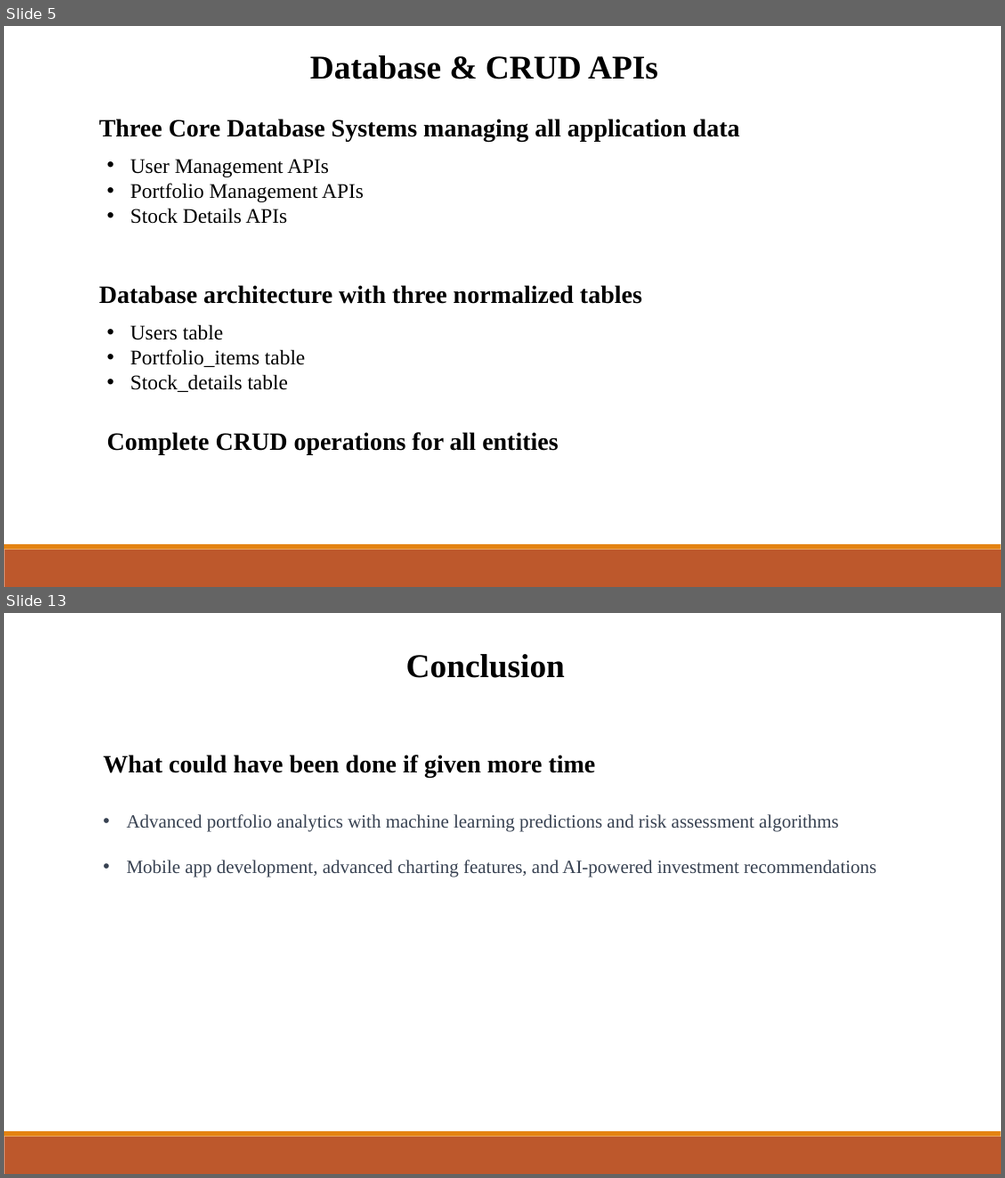
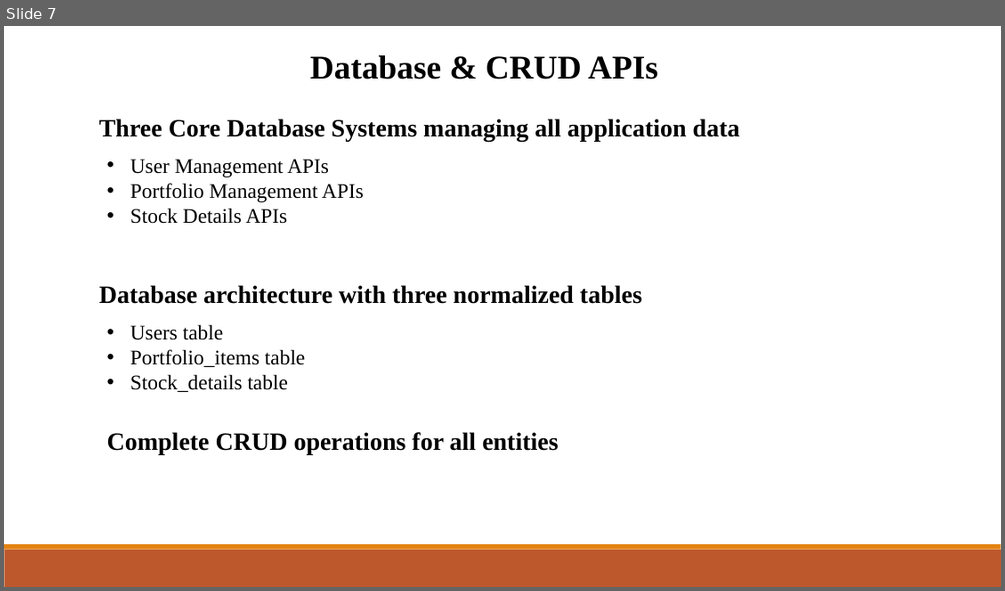
Before and after one commit to mimanchiou/seven, a slide deck: Final_ppt.pptx. Shown one above the other, each under a label of ours: slides 5 and 13 before the commit, slide 7 after it; the slides between them are not shown. The pictures are 1005x1178 and 1005x591 pixels, drawn with LibreOffice and Linux fonts; fonts in the diff are those of the drawing. Boxes give left, top, right and bottom in pixels: in the first picture for what was removed or moved away, otherwise in the second. Text is boxed around its words. In the diff, an @@ line names an element or a change of style, - is before the commit and + after.

```diff
--- a/Final_ppt.pptx
+++ b/Final_ppt.pptx
@@ slide 13 removed at bbox=[4, 613, 1001, 1174], background #FFFFFF; not listed: 2 template elements that a slide beside it also shows @@
@@ text removed at bbox=[406, 654, 565, 678] @@
-Conclusion
@@ text removed at bbox=[103, 755, 596, 777] @@
-What could have been done if given more time
@@ text removed at bbox=[127, 814, 876, 876] @@
-• Advanced portfolio analytics with machine learning predictions and risk assessment algorithms
-• Mobile app development, advanced charting features, and AI-powered investment recommendations
@@ what was slide 5 is now slide 7 @@
```
Also in this commit, not shown: 4 slides changed, 12 slides added, 9 other slides removed.
